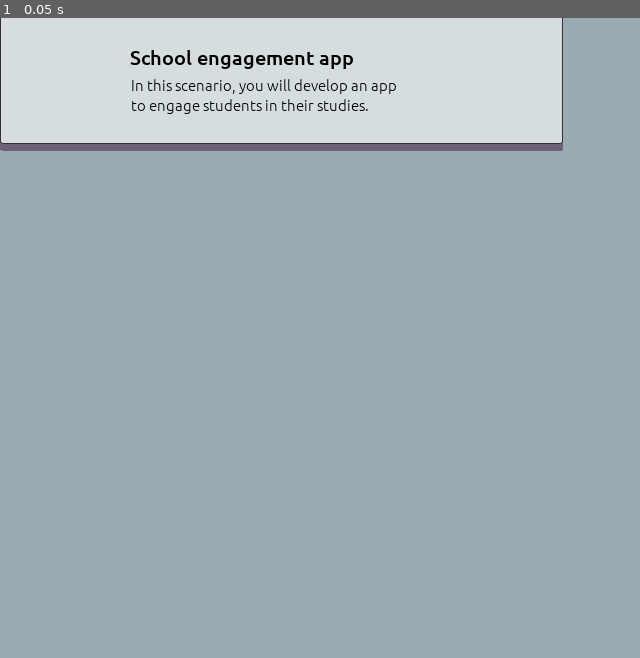
Above: before the commit, frame 1.
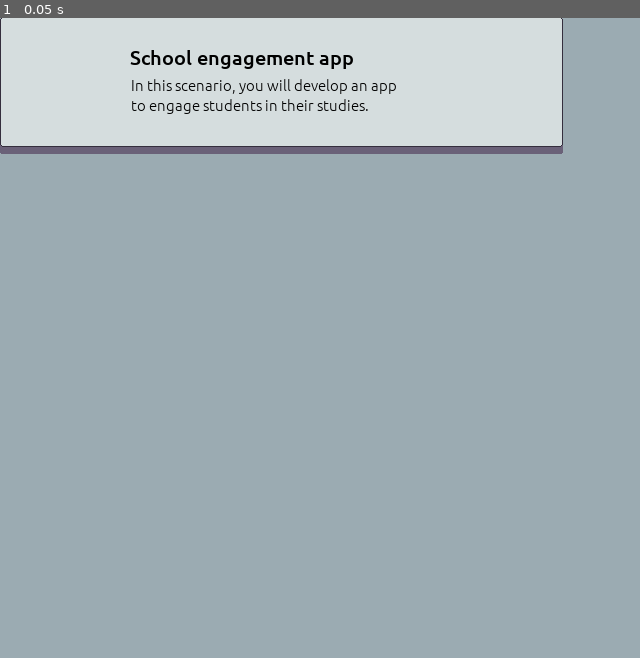
Above: after the commit, the same moment.

Repository: Kazakh-British-Technical-University/dpgsim
Game: Godot game, scene res://Scenes/ScenarioSelection/ScenarioOption.tscn
Same seed, same stepped clock (60 frames per second), same inputs: the game is played once before the commit and once after it. This scene is started directly instead of the project's main scene.
Inputs:
- Up to frame 1 (0.05 s): no input

The runs differ from the first frame. In frame 1, 1.0% of the frame differs, in the area x 0-88%, y 0-22%.

Commit message:
Added en/Credits.txt

Diff:
--- a/dpg_sim_game/Scenes/Credits/Credits.gd
+++ b/dpg_sim_game/Scenes/Credits/Credits.gd
@@ -1,7 +1,7 @@
 extends Control
 
 func Start():
-	$CreditsList.text = trans.local("CREDITS_LIST")
+	$ScrollContainer/VBoxContainer/CreditsList.text = trans.local("CREDITS_LIST")
 	$MM_Button.Start()
 
 func _on_MM_Button_buttonPressed():
--- a/dpg_sim_game/Scenes/Credits/Credits.tscn
+++ b/dpg_sim_game/Scenes/Credits/Credits.tscn
@@ -9,21 +9,6 @@
 margin_bottom = 640.0
 script = ExtResource( 3 )
 
-[node name="CreditsList" type="Label" parent="."]
-anchor_top = 0.5
-anchor_right = 1.0
-anchor_bottom = 0.5
-margin_top = -39.0
-margin_bottom = 180.0
-custom_colors/font_color = Color( 0, 0, 0, 1 )
-custom_fonts/font = ExtResource( 1 )
-text = "Game design by Aleksandr Mezin
-Developed by Almaskhan Baimyshev
-Art by Elena
-Music by Stephen Bennett from fesliyanstudios.com"
-align = 1
-autowrap = true
-
 [node name="MM_Button" parent="." instance=ExtResource( 2 )]
 anchor_top = 1.0
 anchor_bottom = 1.0
@@ -33,4 +18,32 @@
 margin_bottom = -58.0
 buttonText = "BACK"
 
+[node name="ScrollContainer" type="ScrollContainer" parent="."]
+margin_left = 17.0
+margin_top = 293.0
+margin_right = 629.0
+margin_bottom = 504.0
+scroll_horizontal_enabled = false
+
+[node name="VBoxContainer" type="VBoxContainer" parent="ScrollContainer"]
+margin_right = 600.0
+margin_bottom = 245.0
+
+[node name="CreditsList" type="Label" parent="ScrollContainer/VBoxContainer"]
+margin_right = 600.0
+margin_bottom = 245.0
+rect_min_size = Vector2( 600, 0 )
+custom_colors/font_color = Color( 0, 0, 0, 1 )
+custom_fonts/font = ExtResource( 1 )
+text = "1
+2
+3
+4
+5
+6
+7
+8"
+align = 1
+autowrap = true
+
 [connection signal="buttonPressed" from="MM_Button" to="." method="_on_MM_Button_buttonPressed"]
--- a/dpg_sim_game/Scenes/ScenarioSelection/MapScreen.tscn
+++ b/dpg_sim_game/Scenes/ScenarioSelection/MapScreen.tscn
@@ -88,12 +88,9 @@
 margin_top = 107.0
 margin_right = 620.0
 margin_bottom = 485.0
-rect_min_size = Vector2( 200, 150 )
 scroll_horizontal_enabled = false
 
 [node name="VBoxContainer" type="VBoxContainer" parent="ScenarioList/ScrollContainer"]
-margin_right = 570.0
-rect_min_size = Vector2( 570, 0 )
 
 [node name="Back_Button" parent="ScenarioList" instance=ExtResource( 7 )]
 margin_left = 114.0
--- a/dpg_sim_game/Scenes/ScenarioSelection/ScenarioOption.tscn
+++ b/dpg_sim_game/Scenes/ScenarioSelection/ScenarioOption.tscn
@@ -9,8 +9,8 @@
 
 [node name="ScenarioOption" type="Button"]
 margin_right = 563.0
-margin_bottom = 132.0
-rect_min_size = Vector2( 563, 132 )
+margin_bottom = 136.0
+rect_min_size = Vector2( 563, 136 )
 custom_styles/focus = SubResource( 1 )
 flat = true
 script = ExtResource( 2 )
@@ -18,7 +18,7 @@
 
 [node name="ScenarioFrame" type="Sprite" parent="."]
 modulate = Color( 0.835294, 0.866667, 0.870588, 1 )
-position = Vector2( 282, 66 )
+position = Vector2( 282, 69 )
 texture = ExtResource( 3 )
 
 [node name="sdgIcon" type="Node2D" parent="."]
--- a/dpg_sim_game/web/WebInterface.gd
+++ b/dpg_sim_game/web/WebInterface.gd
@@ -9,6 +9,7 @@
 var _events_callback = JavaScript.create_callback(self, "_ProcessEvents")
 var _actions_callback = JavaScript.create_callback(self, "_ProcessActions")
 var _team_callback = JavaScript.create_callback(self, "_ProcessTeam")
+var _credits_callback = JavaScript.create_callback(self, "_ProcessCredits")
 
 # JS callbacks
 func _ParseMainConfig(args):
@@ -93,6 +94,9 @@
 	else:
 		print("CSV parse error: Team.csv")
 
+func _ProcessCredits(args):
+	trans.dict["CREDITS_LIST"] = str(args[0])
+
 
 # public functions
 func ConnectToWeb():
@@ -107,29 +111,16 @@
 	externalator.addGodotFunction('SendEvents',_events_callback)
 	externalator.addGodotFunction('SendActions',_actions_callback)
 	externalator.addGodotFunction('SendTeam',_team_callback)
+	externalator.addGodotFunction('SendCredits',_credits_callback)
 
 func LoadFiles():
-	LoadMainConfig()
-	LoadScenarios()
-	LoadProjects()
-	LoadEvents()
-	LoadActions()
+	window.fetchMainConfig()
+	window.getScenarios()
+	window.fetchProjects()
+	window.fetchEvents()
+	window.fetchActions()
+	window.fetchCredits()
 	LoadLocalizedFiles()
-
-func LoadMainConfig():
-	window.fetchMainConfig()
-
-func LoadScenarios():
-	window.getScenarios()
-
-func LoadProjects():
-	window.fetchProjects()
-
-func LoadEvents():
-	window.fetchEvents()
-
-func LoadActions():
-	window.fetchActions()
 
 func LoadLocalizedFiles():
 	window.fetchLocalizedData("System")
Not shown, changed: dpg_sim_export/Data/ScenarioList.txt
Not shown, added: dpg_sim_export/Data/en/Credits.txt
Not shown, changed: dpg_sim_export/dpg_script.js
Not shown, changed: dpg_sim_export/index.html
Not shown, changed: dpg_sim_export/index.pck
